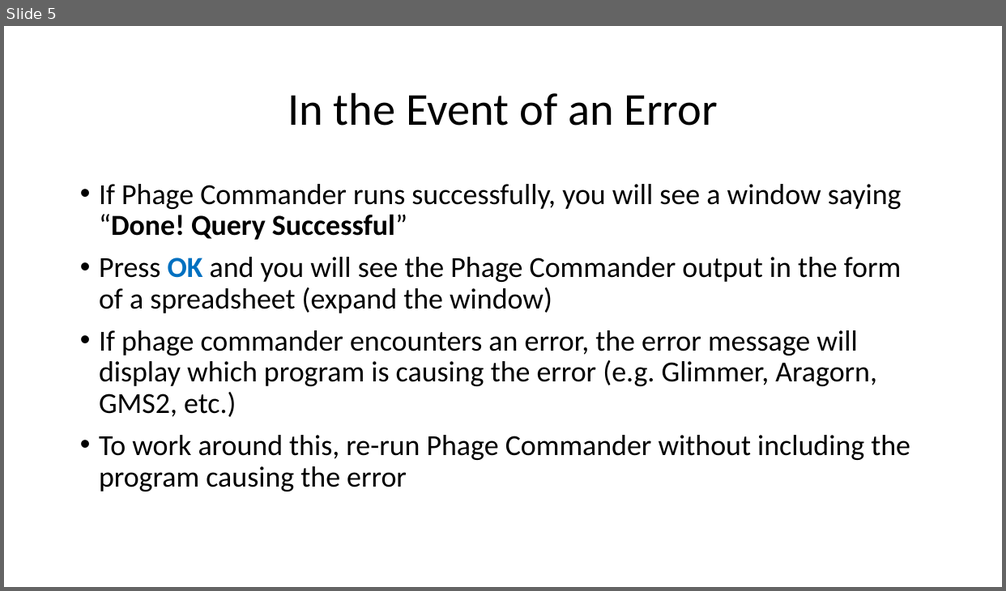
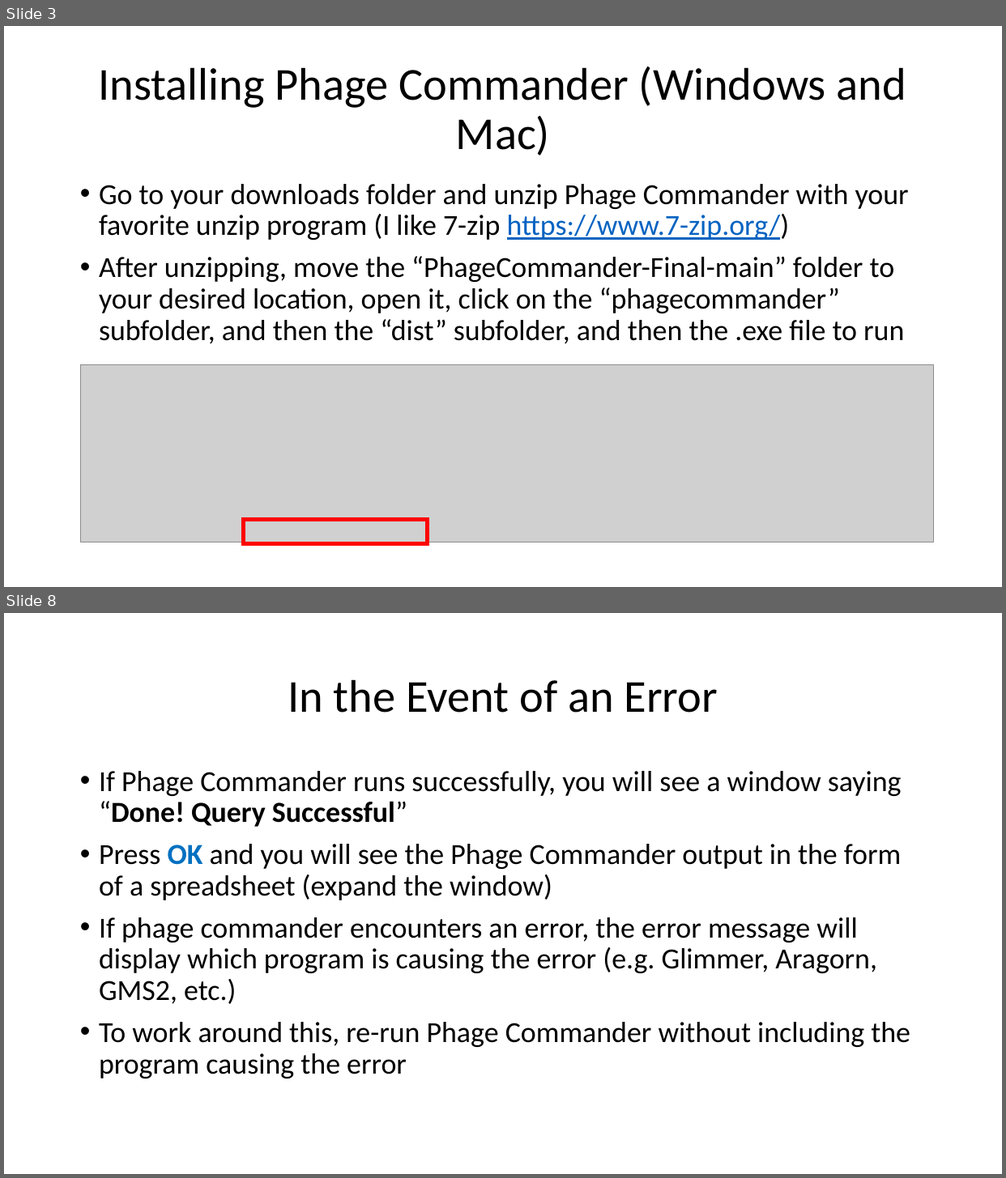
Before and after one commit to sarah-harris/PhageCommander, a slide deck: Phage Commander User Guide.pptx. Shown one above the other, each under a label of ours: slide 5 before the commit, slides 3 and 8 after it; the slides between them are not shown. The pictures are 1006x591 and 1006x1178 pixels, drawn with LibreOffice and Linux fonts; fonts in the diff are those of the drawing; grey boxes stand for pictures. Boxes give left, top, right and bottom in pixels: in the first picture for what was removed or moved away, otherwise in the second. Text is boxed around its words. In the diff, an @@ line names an element or a change of style, - is before the commit and + after.

```diff
--- a/Phage Commander User Guide.pptx
+++ b/Phage Commander User Guide.pptx
@@ slide 3 added at (4, 26, 1002, 587), background #FFFFFF @@
@@ title added at (98, 66, 906, 156), 44 pt, text #000000 @@
+Installing Phage Commander (Windows and Mac)
@@ text added at (99, 184, 909, 344), 28 pt, text #000000 @@
+• Go to your downloads folder and unzip Phage Commander with your favorite unzip program (I like 7-zip https://www.7-zip.org/)
+• After unzipping, move the “PhageCommander-Final-main” folder to your desired location, open it, click on the “phagecommander” subfolder, and then the “dist” subfolder, and then the .exe file to run
@@ picture added at (80, 365, 934, 544) @@
@@ rectangle added at (244, 520, 428, 544), outline #FF0000 4.5 pt @@
@@ what was slide 5 is now slide 8 @@
```
Also in this commit, not shown: 9 slides changed, 5 other slides added, 39 other files.
